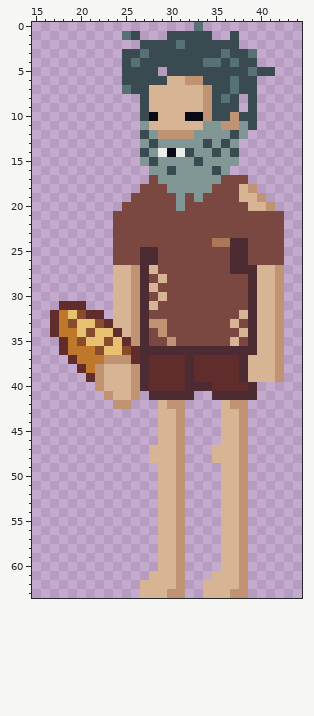
A pixel-art sprite gets an edit: Assets/Sprites/Enemies/EnemyPeasant.png. This is how it looked before the edit.
The file is 128x128 pixels, drawn in blocks of 2x2; one block is one cell here. Shown: x 15..44, y 0..63.
The result:
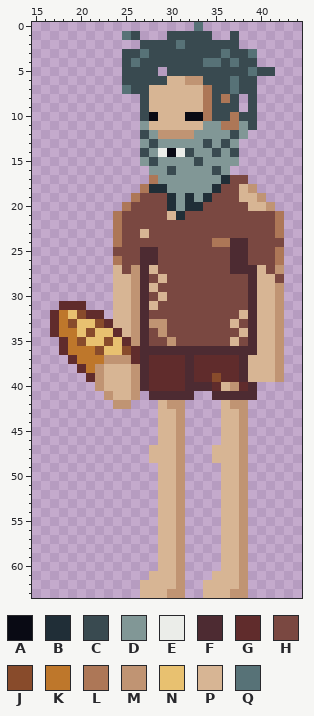
Palette (. is transparent): A #090a14  B #202e37  C #394a50  D #819796  E #ebede9  F #4d2b32  G #602c2c  H #7a4841  J #884b2b  K #be772b  L #ad7757  M #c09473  N #e8c170  P #d7b594  Q #577277
The exact change:
y 7: x 34 M -> L
y 8: x 34 M -> L; x 36 Q -> L
y 9: x 34 M -> L
y 10: x 34 M -> L; x 37 M -> L
y 11: x 36..37 MM -> LL
y 17: x 28 H -> L; x 36 H -> B
y 18: x 27..29 HHH -> LBB; x 35 H -> B
y 19: x 26 H -> L; x 30 H -> B; x 32 H -> B; x 34 H -> B
y 20: x 25 H -> L; x 30 H -> B; x 32..33 HH -> BB
y 21: x 24 H -> L; x 30..31 HH -> PB; x 42 H -> L
y 22: x 24 H -> L; x 42 H -> L
y 23: x 24 H -> L; x 27 H -> P; x 42 H -> L
y 24: x 24 H -> L
y 25: x 42 H -> L
y 26: x 24 H -> L; x 42 H -> L
y 27: x 25 P -> H; x 41 P -> H
y 28: x 42 M -> H
y 39: x 35 G -> J
y 40: x 36..37 GG -> PM
